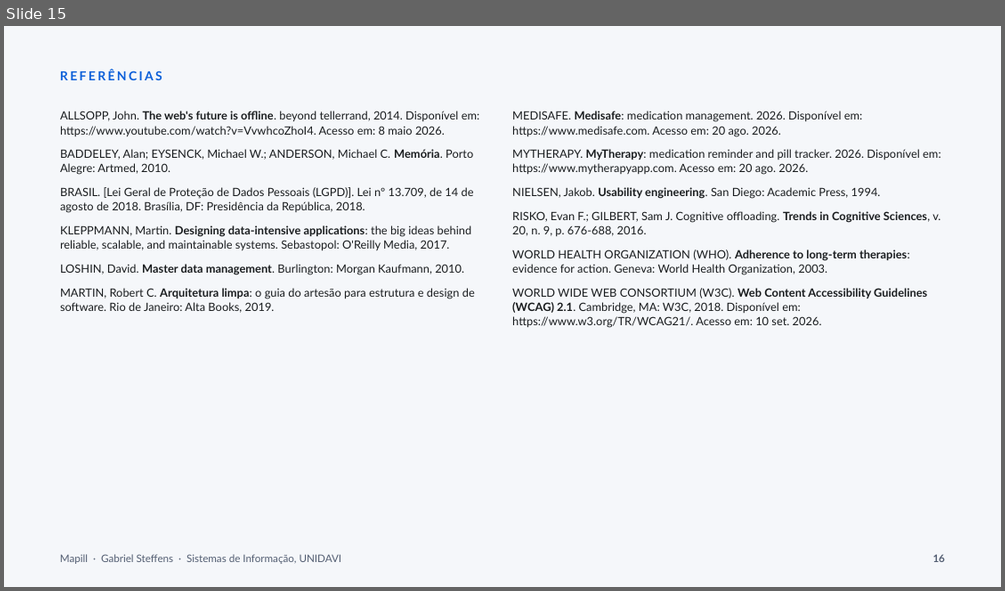
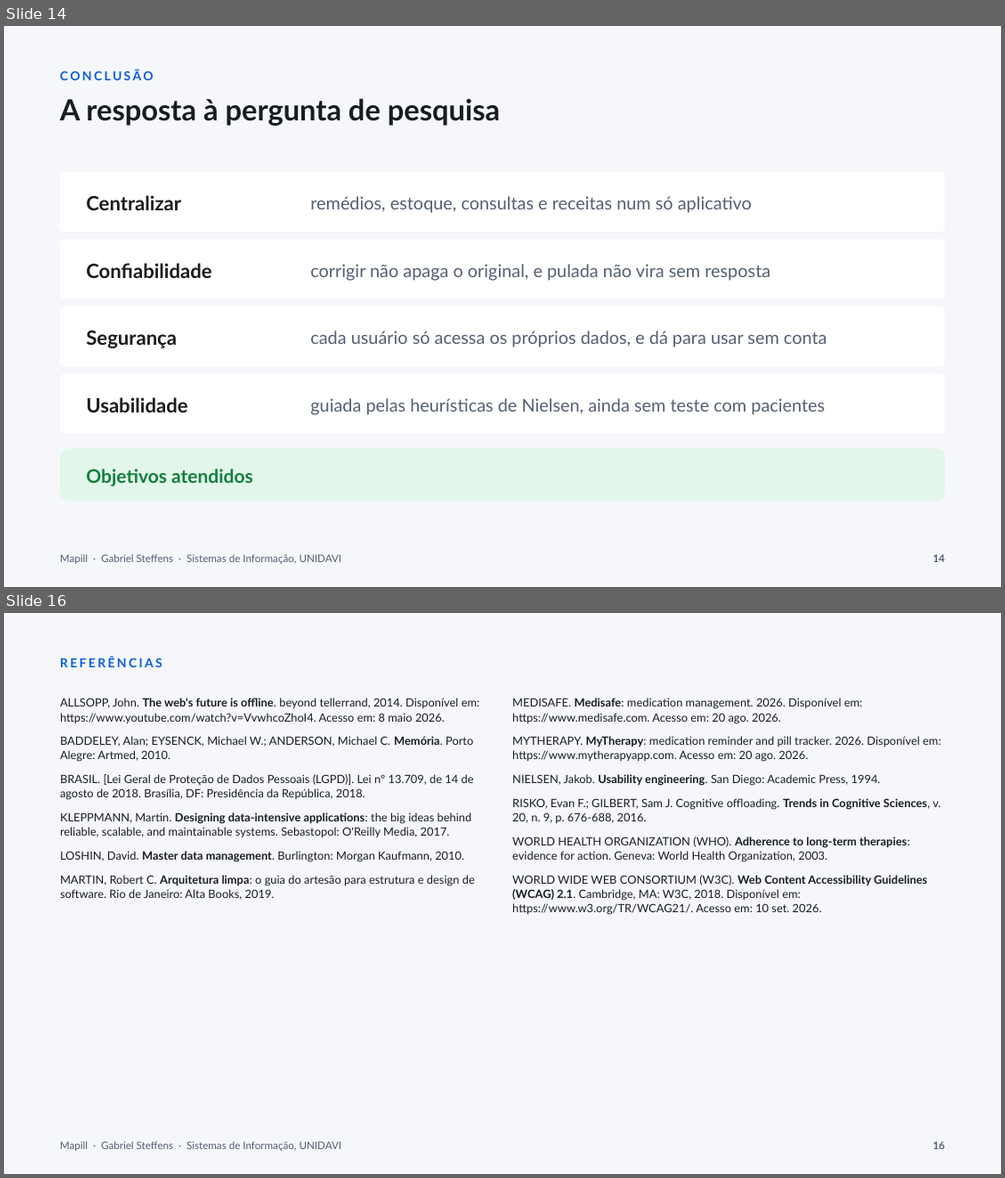
Before and after one commit to gabste8831/Mapill-Health-App, a slide deck: docs/tcc/apresentacao-mapill.pptx. Shown one above the other, each under a label of ours: slide 15 before the commit, slides 14 and 16 after it; the slides between them are not shown. The pictures are 1005x591 and 1005x1178 pixels, drawn with LibreOffice and Linux fonts; fonts in the diff are those of the drawing. Boxes give left, top, right and bottom in pixels: in the first picture for what was removed or moved away, otherwise in the second. Text is boxed around its words. In the diff, an @@ line names an element or a change of style, - is before the commit and + after.

Commit message:
docs(tcc): conclusao responde a pergunta de pesquisa, limitacoes viram proximos passos

```diff
--- a/docs/tcc/apresentacao-mapill.pptx
+++ b/docs/tcc/apresentacao-mapill.pptx
@@ slide 14 added at (x1=4, y1=26, x2=1001, y2=587), background #F5F7FA @@
@@ text added at (x1=60, y1=70, x2=154, y2=80), 12 pt, text #0B5FD9, bold @@
+CONCLUSÃO
@@ text added at (x1=60, y1=98, x2=500, y2=126), 28 pt, text #191C1E, bold @@
+A resposta à pergunta de pesquisa
@@ rounded rectangle added at (x1=60, y1=172, x2=945, y2=232), fill #FFFFFF @@
@@ text added at (x1=86, y1=195, x2=181, y2=210), 19 pt, text #191C1E, bold @@
+Centralizar
@@ text added at (x1=310, y1=196, x2=752, y2=213), 17 pt, text #545F73 @@
+remédios, estoque, consultas e receitas num só aplicativo
@@ rounded rectangle added at (x1=60, y1=239, x2=945, y2=299), fill #FFFFFF @@
@@ text added at (x1=86, y1=263, x2=211, y2=278), 19 pt, text #191C1E, bold @@
+Confiabilidade
@@ text added at (x1=310, y1=264, x2=770, y2=281), 17 pt, text #545F73 @@
+corrigir não apaga o original, e pulada não vira sem resposta
@@ rounded rectangle added at (x1=60, y1=306, x2=945, y2=366), fill #FFFFFF @@
@@ text added at (x1=86, y1=330, x2=177, y2=348), 19 pt, text #191C1E, bold @@
+Segurança
@@ text added at (x1=310, y1=330, x2=827, y2=347), 17 pt, text #545F73 @@
+cada usuário só acessa os próprios dados, e dá para usar sem conta
@@ rounded rectangle added at (x1=60, y1=374, x2=945, y2=434), fill #FFFFFF @@
@@ text added at (x1=86, y1=397, x2=187, y2=412), 19 pt, text #191C1E, bold @@
+Usabilidade
@@ text added at (x1=310, y1=398, x2=825, y2=415), 17 pt, text #545F73 @@
+guiada pelas heurísticas de Nielsen, ainda sem teste com pacientes
@@ rounded rectangle added at (x1=60, y1=449, x2=945, y2=501), fill #E3F6EA @@
@@ text added at (x1=86, y1=468, x2=253, y2=486), 18 pt, text #11803E, bold @@
+Objetivos atendidos
@@ text added at (x1=60, y1=554, x2=342, y2=564), 10 pt, text #545F73 @@
+Mapill · Gabriel Steffens · Sistemas de Informação, UNIDAVI
@@ text added at (x1=933, y1=554, x2=945, y2=562), 10 pt, text #545F73, bold @@
+14
@@ what was slide 15 is now slide 16 @@
```
Also in this commit, not shown: 6 slides changed, 1 other slide added, 1 slide removed.
